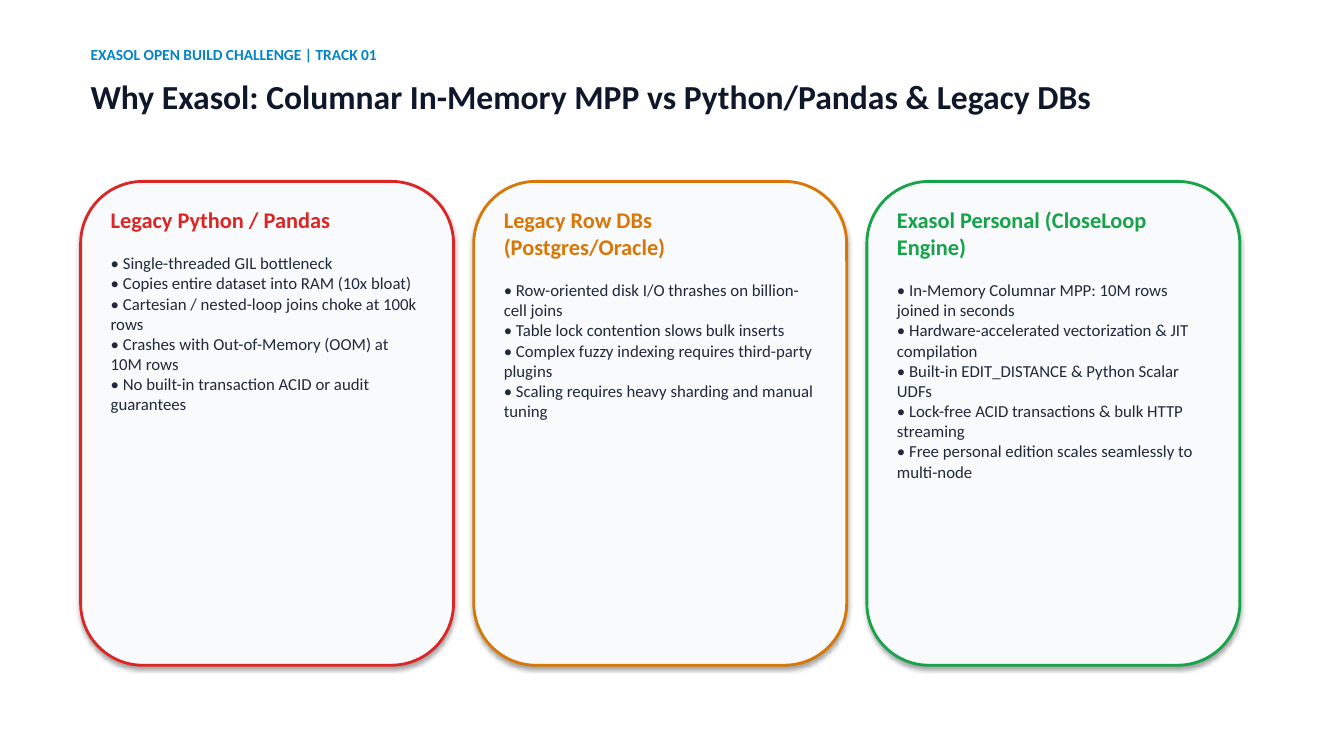
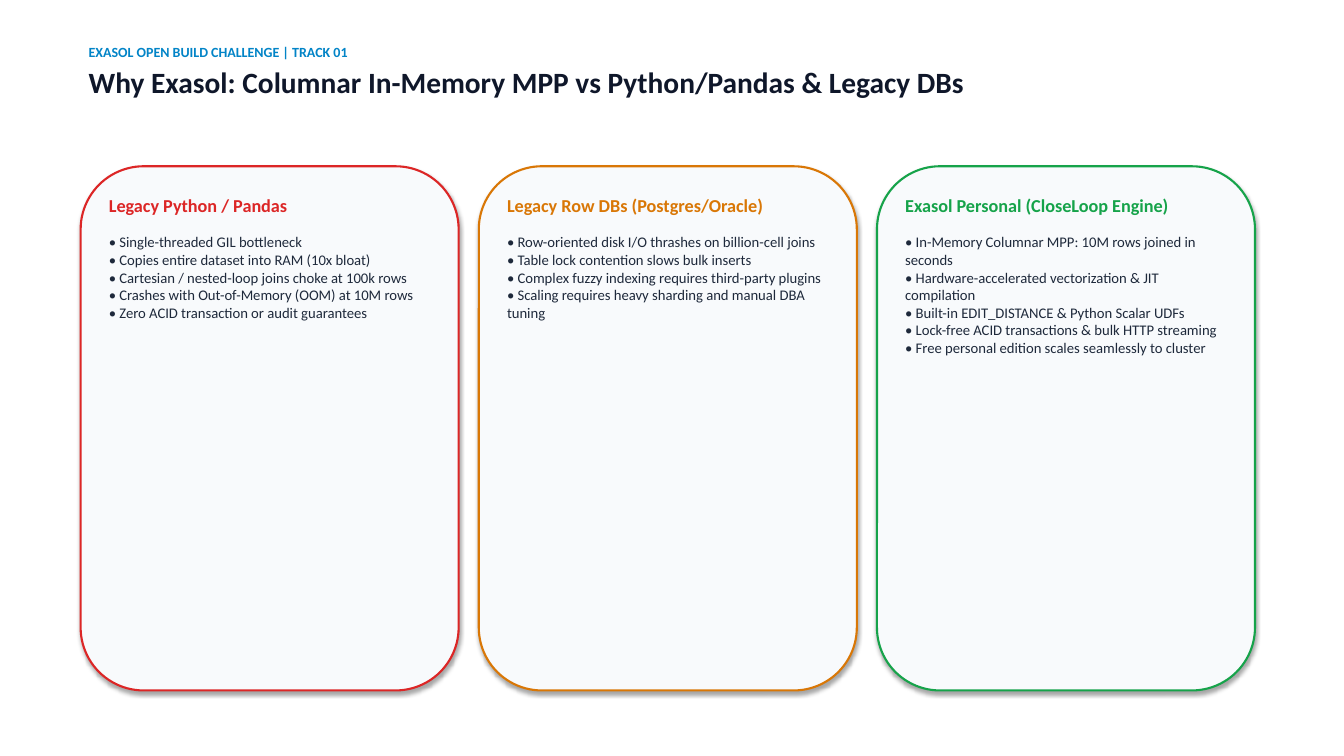
Before and after one commit to SnehaAnand21/exasol-closeloop, a slide deck: slide 5 of docs/CloseLoop_Pitch_Deck.pptx. Drawn at 1344x756 pixels with LibreOffice and Linux fonts; fonts in the diff are those of the drawing. Boxes give left, top, right and bottom in pixels: in the first picture for what was removed or moved away, otherwise in the second. Text is boxed around its words. In the diff, an @@ line names an element or a change of style, - is before the commit and + after.

Commit message:
fix(deck): eliminate text overlaps with adjusted typography and card margins

```diff
--- a/docs/CloseLoop_Pitch_Deck.pptx
+++ b/docs/CloseLoop_Pitch_Deck.pptx
@@ text at <box>89,47,347,57</box>: size 11 to 10 pt in "EXASOL OPEN BUILD CHALLENGE | TRACK 01"; more space between paragraphs @@
@@ text at <box>89,72,964,98</box>: paragraph added @@
+Why Exasol: Columnar In-Memory MPP vs Python/Pandas & Legacy DBs
@@ text removed at <box>91,85,1090,115</box> @@
-Why Exasol: Columnar In-Memory MPP vs Python/Pandas & Legacy DBs
@@ rounded rectangle: place and size @@
-rounded rectangle at <box>81,181,454,665</box>
+rounded rectangle at <box>81,166,459,691</box>
@@ rounded rectangle at <box>81,166,459,691</box>: outline #DC2626 2 pt to #DC2626 1.5 pt @@
@@ rounded rectangle: place and size @@
-rounded rectangle at <box>474,181,847,665</box>
+rounded rectangle at <box>479,166,857,691</box>
@@ rounded rectangle at <box>479,166,857,691</box>: outline #D97706 2 pt to #D97706 1.5 pt @@
@@ rounded rectangle: place and size @@
-rounded rectangle at <box>867,181,1240,665</box>
+rounded rectangle at <box>877,166,1255,691</box>
@@ rounded rectangle at <box>877,166,1255,691</box>: outline #16A34A 2 pt to #16A34A 1.5 pt @@
@@ text "Legacy Python / Pandas": place and size @@
-text "Legacy Python / Pandas" at <box>111,212,416,413</box>
+text "Legacy Python / Pandas" at <box>109,199,414,321</box>
@@ text at <box>109,199,287,215</box>: size 16 to 13 pt in "Legacy Python / Pandas"; less space between paragraphs @@
@@ text "Legacy Row DBs (Postgres/Oracle)": place and size @@
-text "Legacy Row DBs (Postgres/Oracle)" at <box>504,213,813,420</box>
+text "Legacy Row DBs (Postgres/Oracle)" at <box>507,198,821,321</box>
@@ text at <box>507,198,763,215</box>: size 16 to 13 pt in "Legacy Row DBs (Postgres/Oracle)"; less space between paragraphs @@
@@ text "Exasol Personal (CloseLoop Engine)": place and size @@
-text "Exasol Personal (CloseLoop Engine)" at <box>897,211,1192,478</box>
+text "Exasol Personal (CloseLoop Engine)" at <box>905,198,1216,356</box>
@@ text at <box>905,198,1168,215</box>: size 16 to 13 pt in "Exasol Personal (CloseLoop Engine)"; less space between paragraphs @@
@@ text at <box>119,236,414,321</box>: text changed; size 12 to 10.5 pt @@
-• Single-threaded GIL bottleneck
-• Copies entire dataset into RAM (10x bloat)
-• Cartesian / nested-loop joins choke at 100k rows
-• Crashes with Out-of-Memory (OOM) at 10M rows
-• No built-in transaction ACID or audit guarantees
+• Single-threaded GIL bottleneck
+• Copies entire dataset into RAM (10x bloat)
+• Cartesian / nested-loop joins choke at 100k rows
+• Crashes with Out-of-Memory (OOM) at 10M rows
+• Zero ACID transaction or audit guarantees
@@ text at <box>507,236,821,321</box>: text changed; size 12 to 10.5 pt @@
-• Row-oriented disk I/O thrashes on billion-cell joins
-• Table lock contention slows bulk inserts
-• Complex fuzzy indexing requires third-party plugins
-• Scaling requires heavy sharding and manual tuning
+• Row-oriented disk I/O thrashes on billion-cell joins
+• Table lock contention slows bulk inserts
+• Complex fuzzy indexing requires third-party plugins
+• Scaling requires heavy sharding and manual DBA tuning
@@ text at <box>905,236,1216,356</box>: text changed; size 12 to 10.5 pt @@
-• In-Memory Columnar MPP: 10M rows joined in seconds
-• Hardware-accelerated vectorization & JIT compilation
-• Built-in EDIT_DISTANCE & Python Scalar UDFs
-• Lock-free ACID transactions & bulk HTTP streaming
-• Free personal edition scales seamlessly to multi-node
+• In-Memory Columnar MPP: 10M rows joined in seconds
+• Hardware-accelerated vectorization & JIT compilation
+• Built-in EDIT_DISTANCE & Python Scalar UDFs
+• Lock-free ACID transactions & bulk HTTP streaming
+• Free personal edition scales seamlessly to cluster
```
Also in this commit, not shown: 9 other slides changed, 2 other files.
